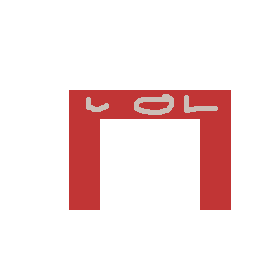
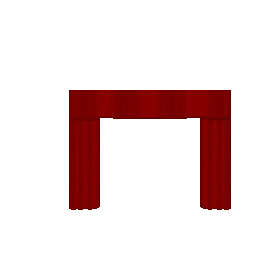
The second (256, 256) image is a revision of the first. Changes to its layers:
removed group "Theater" (7 layers) over (69, 90, 231, 210)
renamed "TheaterWall" to "Layer 1", showed it, moved it out of group "Theater", painted on it over (69, 90, 231, 210)
hid "Curtain", moved it out of group "Theater", painted on it over (69, 90, 231, 210)
